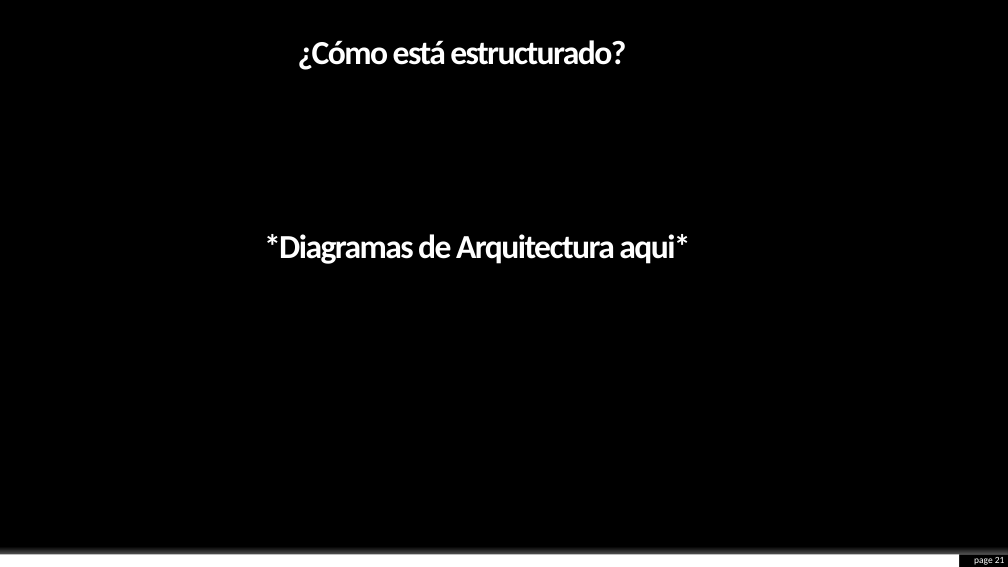
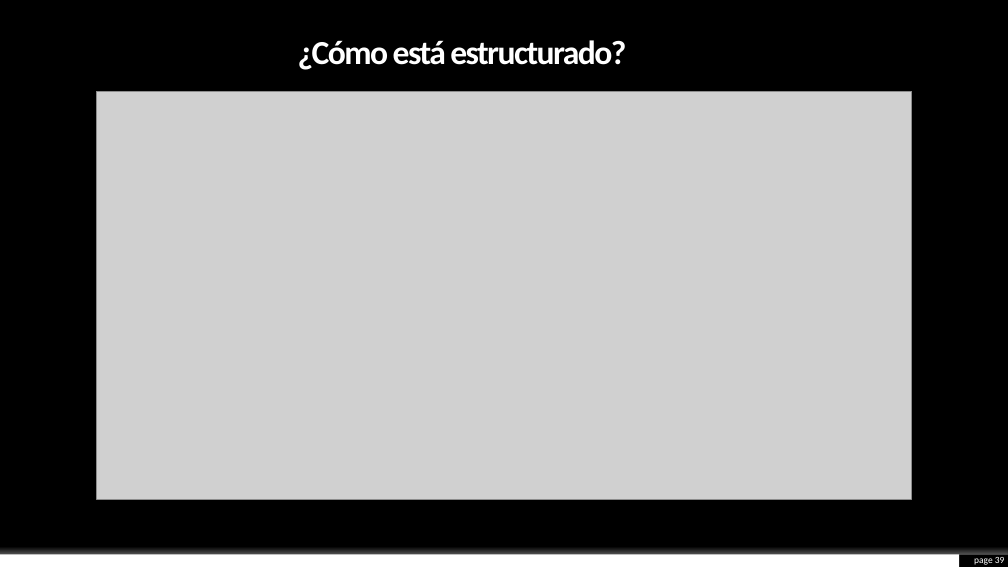
Before and after one commit to KevinHern/ingsoft, a slide deck: slide 39 of Docs/Presentacion_Final/final.pptx (slide 21 before the commit). Drawn at 1008x567 pixels with LibreOffice and Linux fonts; fonts in the diff are those of the drawing; grey boxes stand for pictures; background and template pictures are left out. Boxes give left, top, right and bottom in pixels: in the first picture for what was removed or moved away, otherwise in the second. Text is boxed around its words. In the diff, an @@ line names an element or a change of style, - is before the commit and + after.

```diff
--- a/Docs/Presentacion_Final/final.pptx
+++ b/Docs/Presentacion_Final/final.pptx
@@ picture added at [96, 91, 912, 499] @@
@@ text removed at [264, 234, 690, 264] @@
-*Diagramas de Arquitectura aqui*
@@ page number at [974, 557, 1005, 565]: text changed @@
-page 21
+page 39
```
Also in this commit, not shown: 8 other slides changed, 20 slides added, 2 slides removed.
